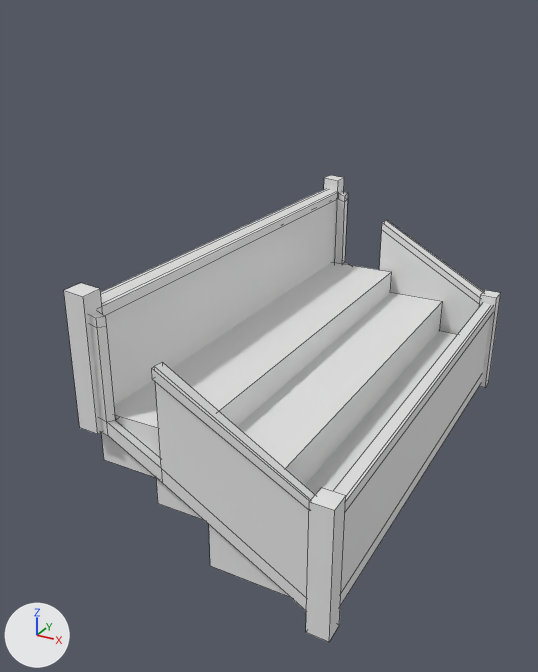
Renders of the FBX model Assets/Project/Art/Environment/Kit Judge/Architecture/SM_Tribune.fbx from each side of a commit.
Before and after are seen from a 50 mm camera at (2.95, -43.06, 7.28) aimed at (-3.23, -31.83, 1.67). Arrows for +X, +Y and +Z are at lower left; the lights stay in place. Mesh edges are drawn as thin lines. Where no turn or scale is listed for an object, it has been applied to the vertices.

Names of what the first picture shows: 'SM_Tribune'.
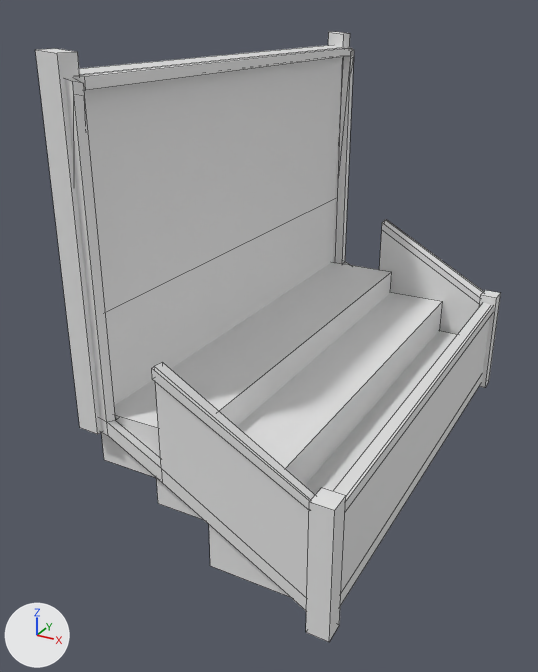
Where the change shows, as pixel boxes (x1, y1, x2, y2) in the pictures (538 x 672 px; the box of a moved part takes in the faces that stretch with it):
'SM_Tribune', reshaped (7% wider, 31% taller)
    before: (64, 175, 501, 642)
    after: (35, 32, 501, 642)
part 1 of me_sm_tribune, moved or reshaped
    before: (64, 175, 348, 434)
    after: (35, 32, 354, 434)

The change, as a list of edits to the scene's bpy script:
```text
Change me_sm_tribune:
    used by ob_sm_tribune; location = (-0.2, -30.8, -1.11)
    remove me_sm_tribune.from_pydata(...)  # 128 vertices, 112 faces; spans x -4.45..0.0, y -4.73..4.73, z 0.0..4.62
    add me_sm_tribune.from_pydata(...)  # 132 vertices, 116 faces; spans x -4.45..0.0, y -4.73..4.73, z 0.0..7.91
    me_sm_tribune part 1
    24 vertices are removed from x -4.45..-3.93, y -4.71..4.73, z 4.06..4.62
    33 faces are deleted
    18 vertices are added at x -4.34..-3.89, y -4.71..4.73, z 7.35..7.88
    5 new vertices lie (0.0, 0.0, 5.61) away from vertices in x -4.45..-4.06, y -4.71..4.73, z 2.27..2.3
    5 new vertices lie (0.0, 8.86, 0.0) away from vertices in x -4.15..-3.89, y -4.43, z 7.42..7.59
    37 new faces join them
```
